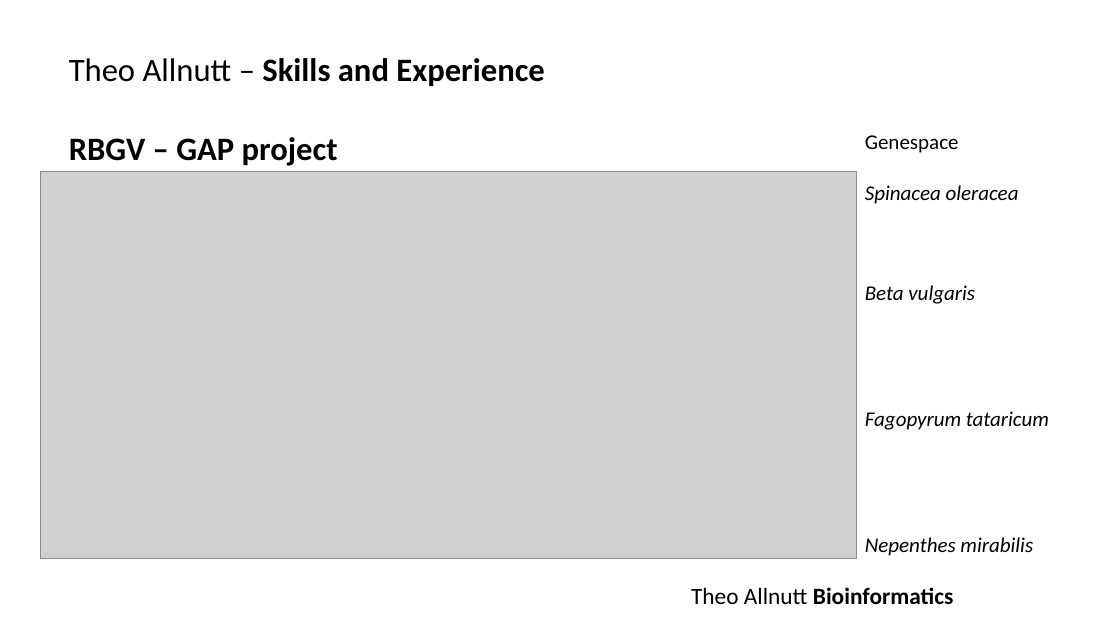
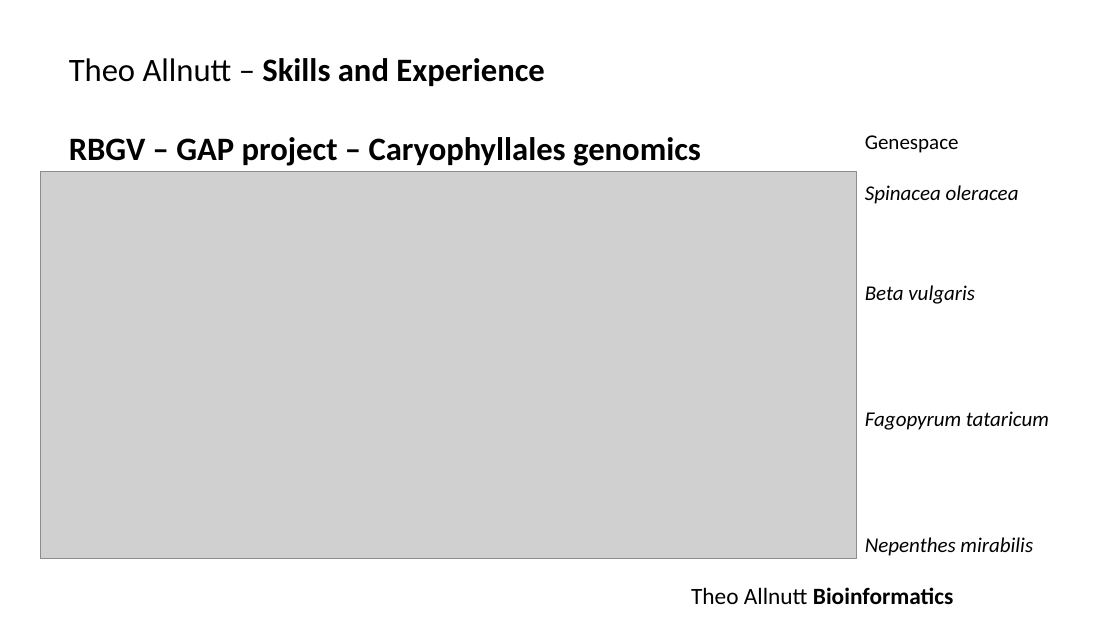
Before and after one commit to theo-allnutt-bioinformatics/slides, a slide deck: slide 4 of CSIRO2023.pptx. Drawn at 1120x630 pixels with LibreOffice and Linux fonts; fonts in the diff are those of the drawing; grey boxes stand for pictures. Boxes give left, top, right and bottom in pixels: in the first picture for what was removed or moved away, otherwise in the second. Text is boxed around its words. In the diff, an @@ line names an element or a change of style, - is before the commit and + after.

```diff
--- a/CSIRO2023.pptx
+++ b/CSIRO2023.pptx
@@ text at bbox=[69, 137, 701, 166]: text changed @@
-RBGV – GAP project
+RBGV – GAP project – Caryophyllales genomics
```
Also in this commit, not shown: 4 other slides changed, 3 slides added.
